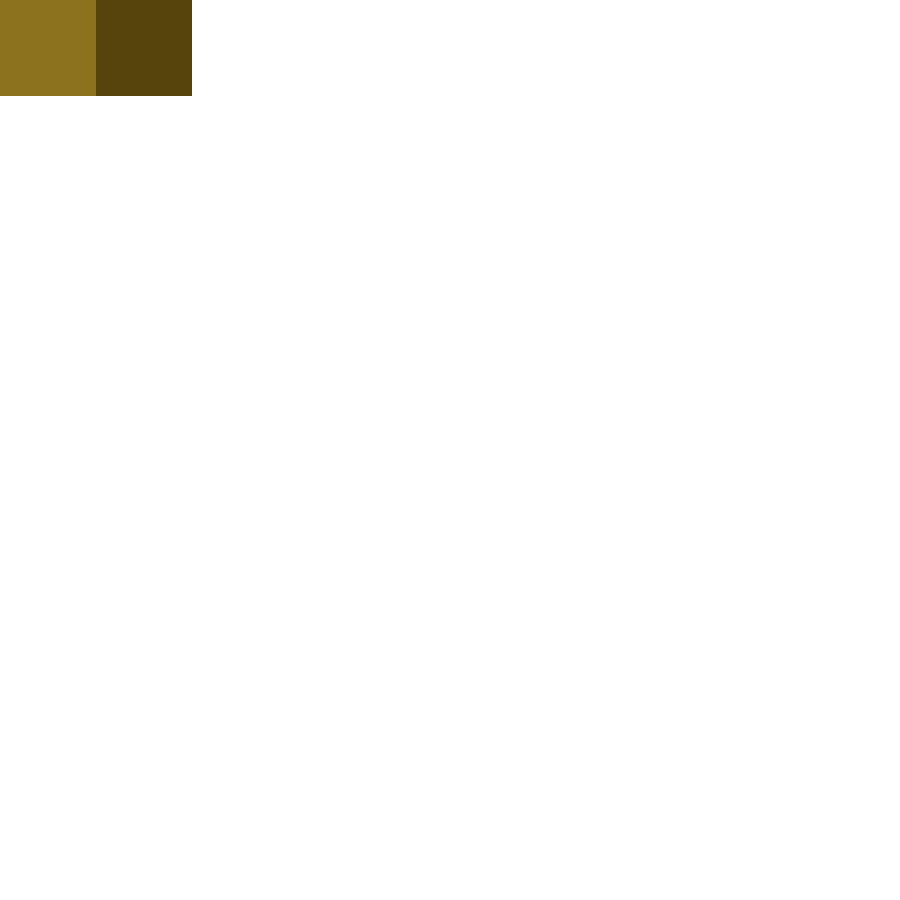
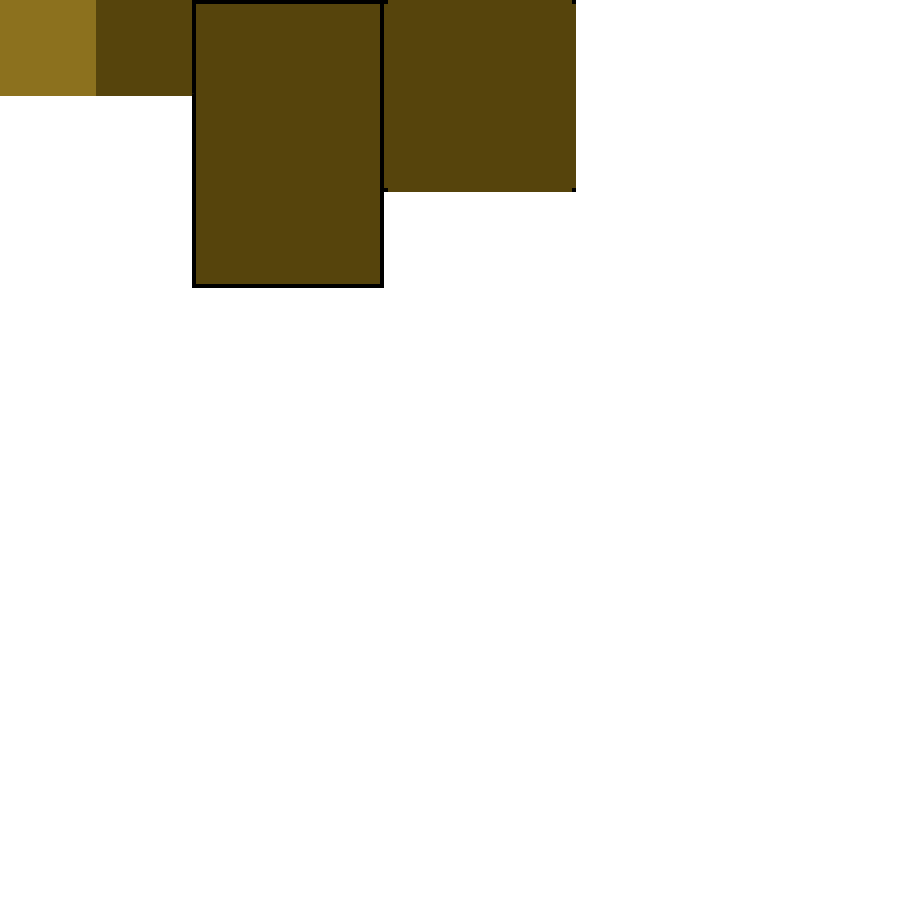
Layers edited between the first and the second 900px x 900px image:
painted on "Layer 1" over 192, 0, 576, 288
